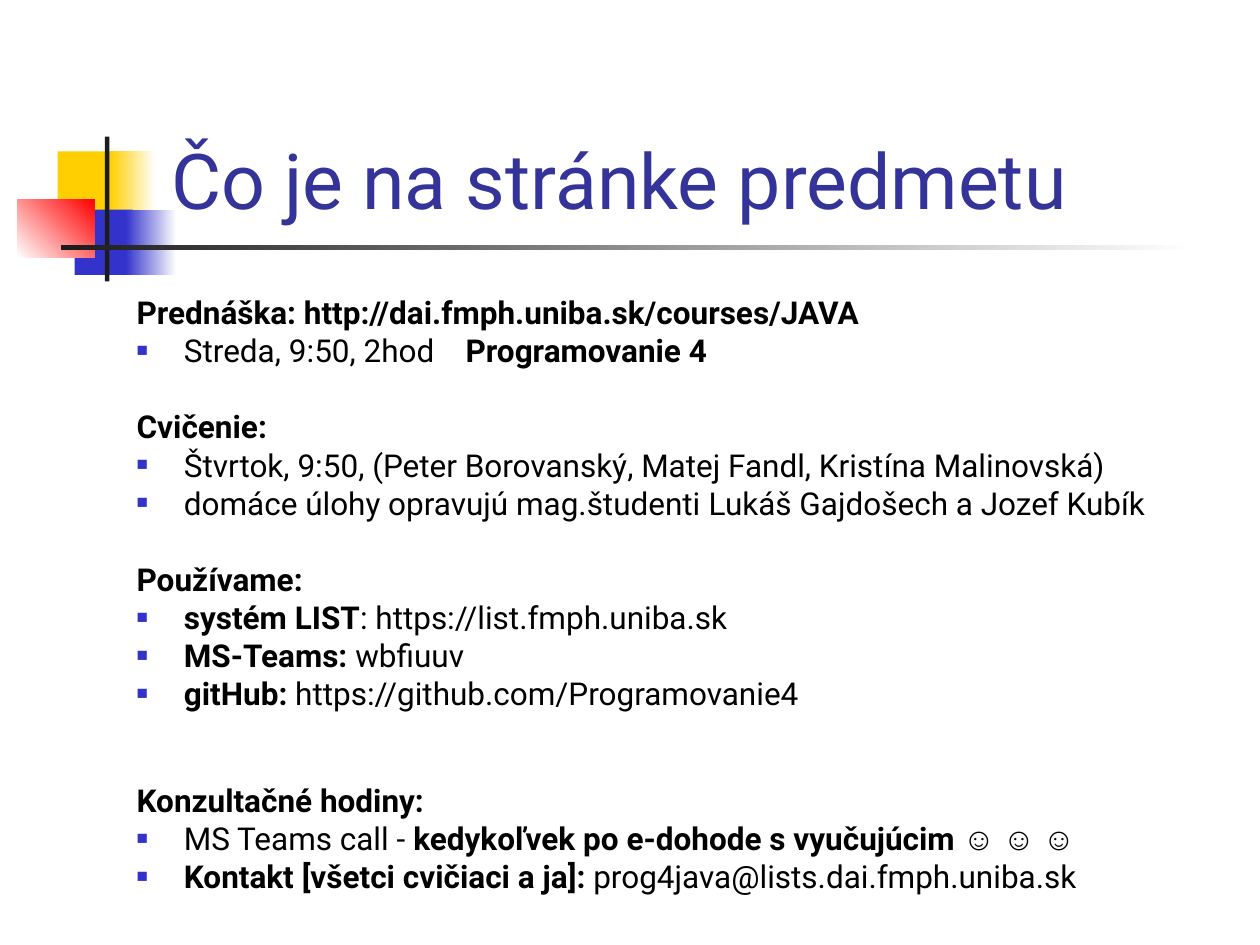
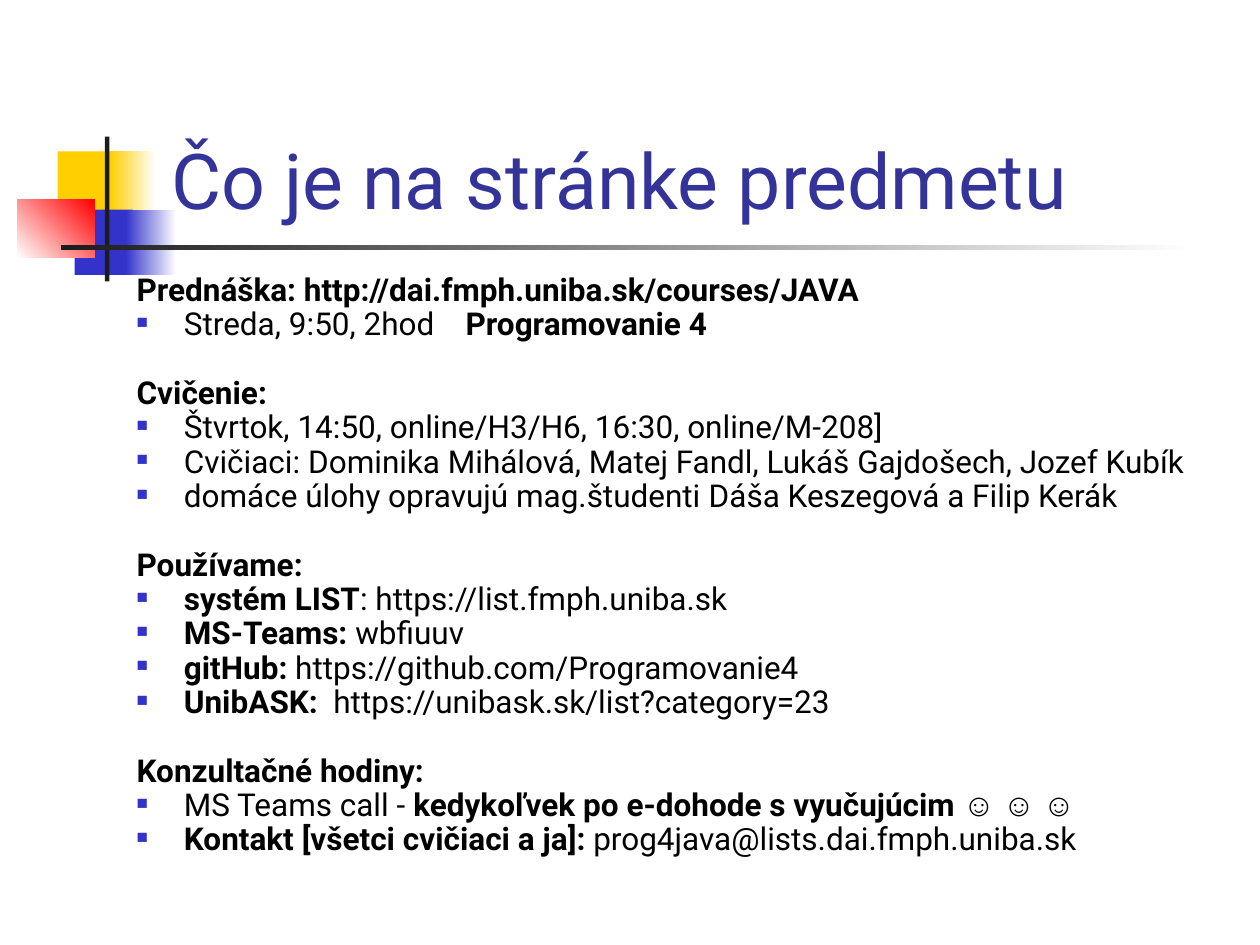
Before and after one commit to Programovanie4/Prednasky, a slide deck: slide 2 of 01/01_java.ppt. Drawn at 1260x945 pixels with LibreOffice and Linux fonts; fonts in the diff are those of the drawing. Boxes give left, top, right and bottom in pixels: in the first picture for what was removed or moved away, otherwise in the second. Text is boxed around its words. In the diff, an @@ line names an element or a change of style, - is before the commit and + after.

```diff
--- a/01/01_java.ppt
+++ b/01/01_java.ppt
@@ text "Prednáška: http://dai.fmph.uniba.sk/courses/JAVA": place and size @@
-text "Prednáška: http://dai.fmph.uniba.sk/courses/JAVA" at (137,300,1145,895)
+text "Prednáška: http://dai.fmph.uniba.sk/courses/JAVA" at (137,273,1184,857)
@@ text at (137,273,1076,857): line spacing 0.8 to 0.7 @@
@@ text at (184,410,1184,514): text changed @@
-■ Štvrtok, 9:50, (Peter Borovanský, Matej Fandl, Kristína Malinovská)
-■ domáce úlohy opravujú mag.študenti Lukáš Gajdošech a Jozef Kubík
+■ Štvrtok, 14:50, online/H3/H6, 16:30, online/M-208]
+■ Cvičiaci: Dominika Mihálová, Matej Fandl, Lukáš Gajdošech, Jozef Kubík
+■ domáce úlohy opravujú mag.študenti Dáša Keszegová a Filip Kerák
@@ text at (184,684,829,720): paragraph added @@
+■ UnibASK: https://unibask.sk/list?category=23
```
Also in this commit, not shown: 1 other slide changed, 1 slide added, 1 slide removed, 3 other files.
